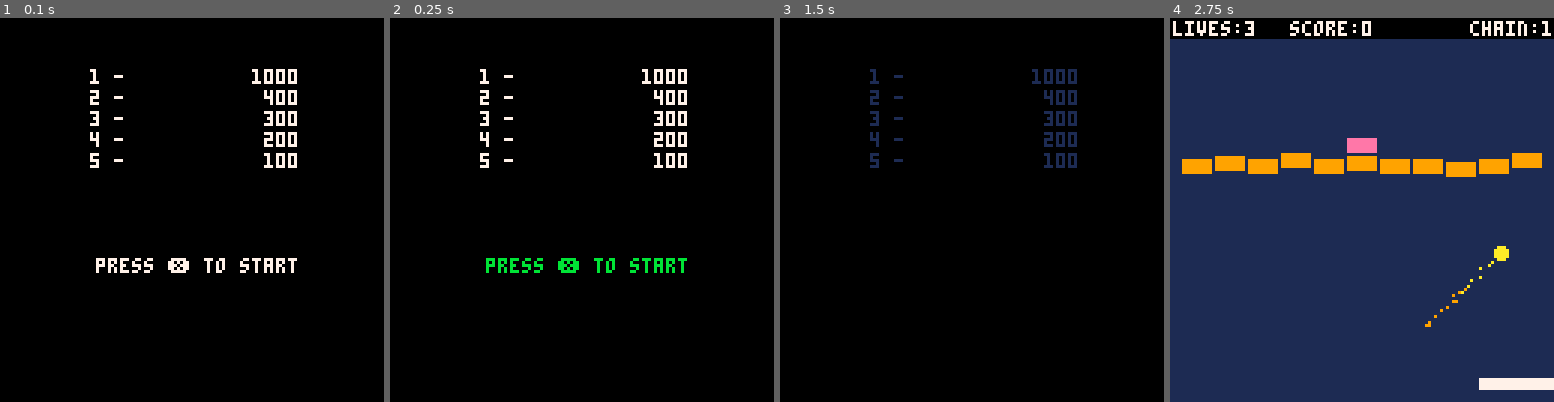
Above: before the commit, frames 1-4 (left to right).
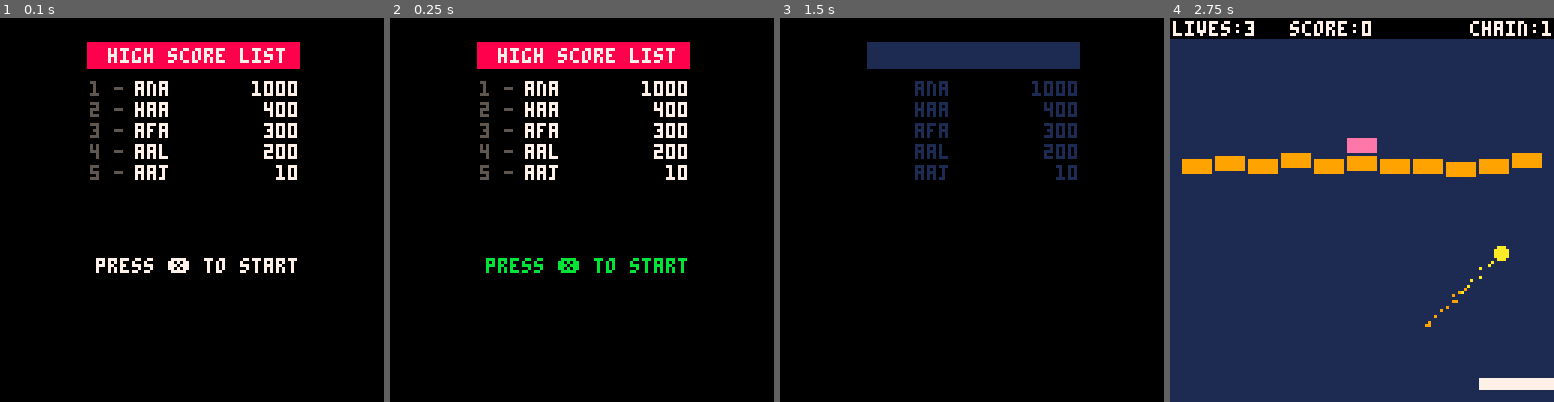
Above: after the commit, the same moments.

Repository: steka/lazydevs-pico8-breakout-hero
Game: PICO-8 cartridge hero1.p8
The game is run twice, just before and just after one commit, with the same random seed, the same clock (stepped at 60 frames per second) and the same inputs.
Inputs:
- Up to frame 1 (0.1 s): no input
- Up to frame 2 (0.25 s): no input
- Up to frame 3 (1.5 s): tap O (Z key) at 0.7 s
- Up to frame 4 (2.75 s): hold Right 1.6-2.1 s; tap O (Z key) at 1.7, 2.1, 2.5 s; hold Right from 2.47 s (still down)

The runs differ from the first frame. In frame 1, 6.6% of the frame differs, in the area x 22-79%, y 6-43%; in frame 2, 6.6%; in frame 3, 6.4%; in frame 4, nothing differs.

Commit message:
Breakout #46 - Initials
https://www.youtube.com/watch?v=bABB3jZ90Po

Diff:
--- a/hero1.p8
+++ b/hero1.p8
@@ -58,9 +58,12 @@
 
  --highscrore
  hs={}
+ hs1={}
+ hs2={}
+ hs3={}
+ --reseths()
  loadhs()
- hs[1]=1000
- savehs()
+ hschars={"a","b","c","d","e","f","g","h","i","j","k","l","m","n","o","p","q","r","s","t","u","v","w","x","y","z"}
 end
 
 function startgame()
@@ -1343,10 +1346,37 @@
 -->8
 --highscore tab
 
+--add a new high score
+function addhs(_score,_c1,_c2,_c3)
+ add(hs,_score)
+ add(hs1,_c1)
+ add(hs2,_c2)
+ add(hs3,_c3)
+ sorths()
+end
+
+--sort high score list
+function sorths()
+ for i=1,#hs do
+  local j = i
+  while j > 1 and hs[j-1] < hs[j] do
+   hs[j],hs[j-1]=hs[j-1],hs[j]
+   hs1[j],hs1[j-1]=hs1[j-1],hs1[j]
+   hs2[j],hs2[j-1]=hs2[j-1],hs2[j]
+   hs3[j],hs3[j-1]=hs3[j-1],hs3[j]
+   j = j - 1
+  end
+ end
+end
+
 --resets the high score list
 function reseths()
  --create default values
- hs={500,400,300,200,100}
+ hs={10,300,400,200,1000}
+ hs1={1,1,8,1,1}
+ hs2={1,6,1,1,14}
+ hs3={10,1,1,12,1}
+ sorths()
  savehs()
 end
 
@@ -1359,8 +1389,12 @@
   _slot+=1
   for i=1,5 do
    hs[i]=dget(_slot)
-   _slot+=1
-  end
+   hs1[i]=dget(_slot+1)
+   hs2[i]=dget(_slot+2)
+   hs3[i]=dget(_slot+3)
+   _slot+=4
+  end
+  sorths()
  else
   --file is empty
   reseths()
@@ -1375,17 +1409,32 @@
  _slot=1
  for i=1,5 do
   dset(_slot,hs[i])
-  _slot+=1
+  dset(_slot+1,hs1[i])
+  dset(_slot+2,hs2[i])
+  dset(_slot+3,hs3[i])
+  _slot+=4
  end
 end
 
 --prints the high score list
 function prinths(_x)
+ rectfill(_x+29,8,_x+99,16,8)
+ print("high score list",_x+36,10,7)
+
  for i=1,5 do
-  print(i.." - ",_x+30,10+7*i,7)
+  -- number of rank
+  print(i.." - ",_x+30,14+7*i,5)
+  --name
+  local _name = hschars[hs1[i]]
+  _name = _name..hschars[hs2[i]]
+  _name = _name..hschars[hs3[i]]
+
+  print(_name,_x+45,14+7*i,7)
+
+  -- actual score
   local _score=" "..hs[i]
 
-  print(_score,(_x+100)-(#_score*4),10+7*i,7)
+  print(_score,(_x+100)-(#_score*4),14+7*i,7)
  end
 end
 __gfx__
